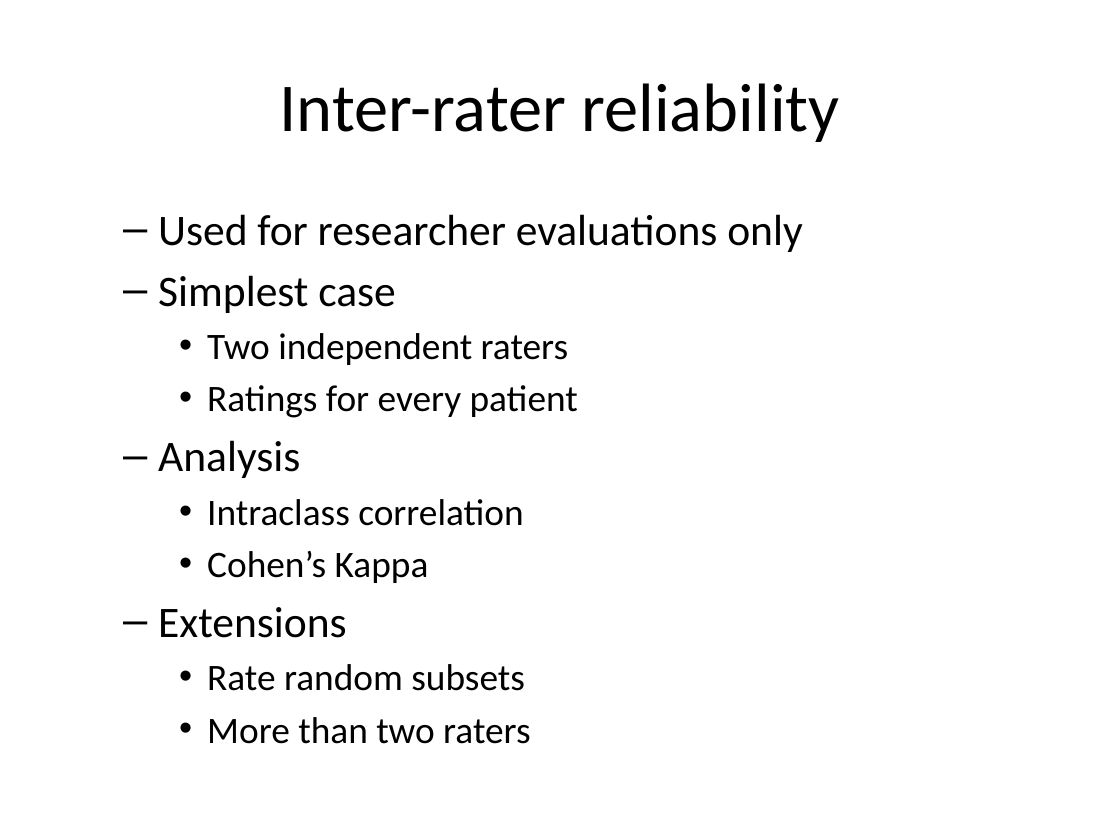
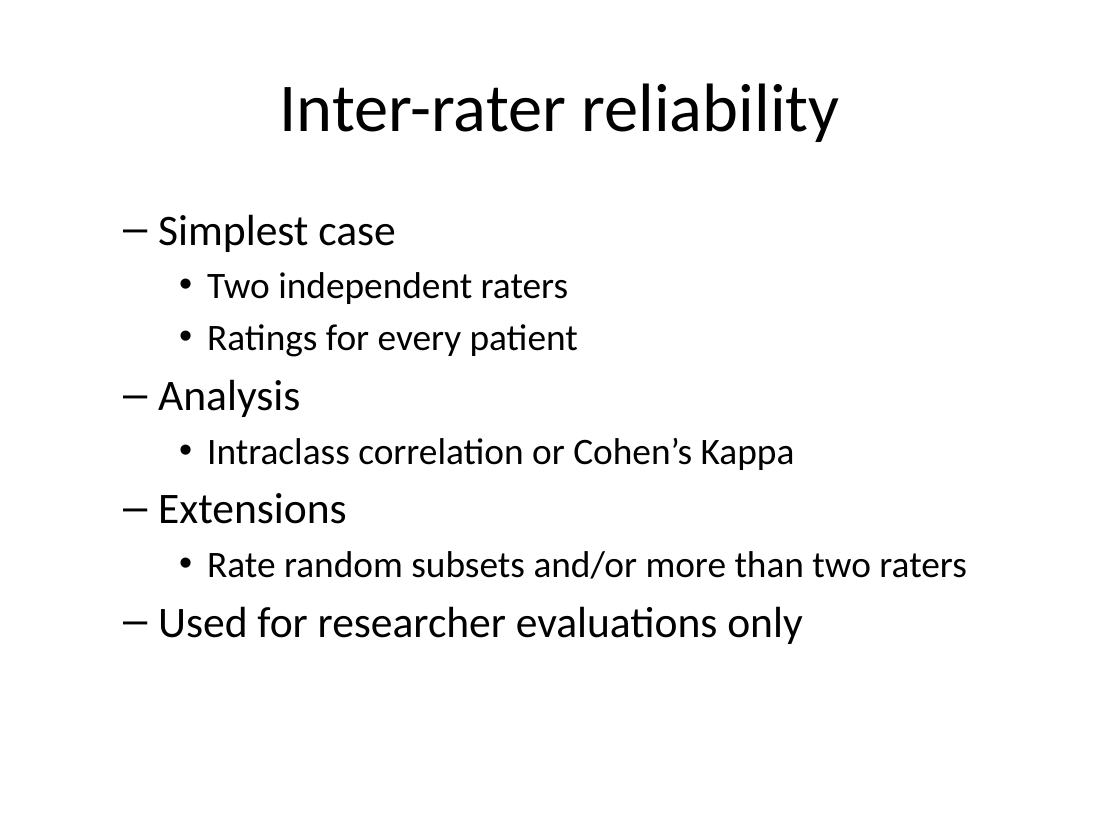
Before and after one commit to pmean/reliability-and-validity, a slide deck: slide 17 of src/rav.pptx (slide 16 before the commit). Drawn at 1120x840 pixels with LibreOffice and Linux fonts; fonts in the diff are those of the drawing. Boxes give left, top, right and bottom in pixels: in the first picture for what was removed or moved away, otherwise in the second. Text is boxed around its words. In the diff, an @@ line names an element or a change of style, - is before the commit and + after.

```diff
--- a/src/rav.pptx
+++ b/src/rav.pptx
@@ text at box(158, 214, 802, 252): paragraph removed @@
-  – Used for researcher evaluations only
@@ text at box(207, 438, 795, 470): text changed @@
-    • Intraclass correlation
-    • Cohen’s Kappa
+    • Intraclass correlation or Cohen’s Kappa
@@ text at box(158, 551, 966, 644): text changed @@
-    • Rate random subsets
-    • More than two raters
+    • Rate random subsets and/or more than two raters
+  – Used for researcher evaluations only
```
Also in this commit, not shown: 15 other slides changed, 18 slides added, 5 slides removed, 3 other files.
